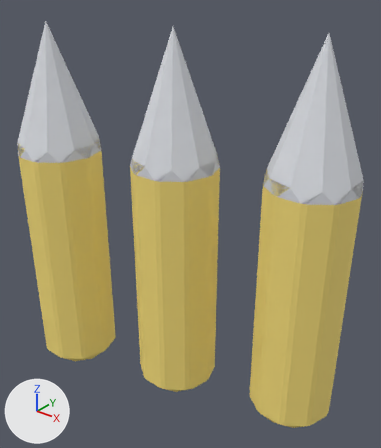
An edit to the FBX model Assets/Content/Models/AmmoPierce.fbx, drawn before and after from the same camera.
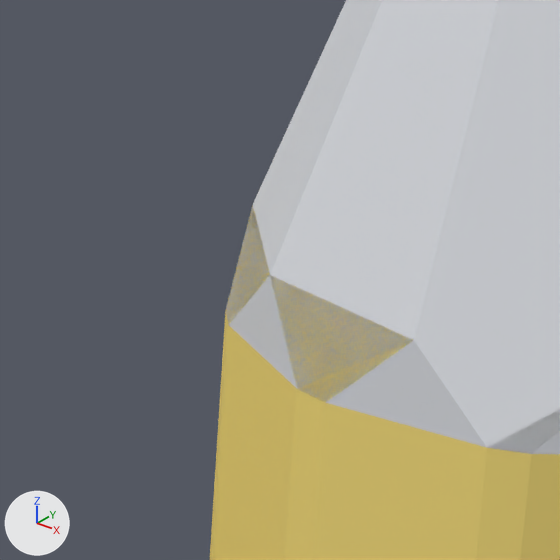
Each version is shown whole from a 50 mm lens placed at (0.173, -0.203, 0.235), pointed at (0.006, 0.005, 0.106), then close up on the part from 60% to 82% of the width and 31% to 49% of the height. The axes (+X, +Y, +Z) are drawn at lower left. The lights are the same throughout. The first two pictures are the older version. Where no turn or scale is listed for an object, it has been applied to the vertices.

In view in the first close-up: 'Body'.
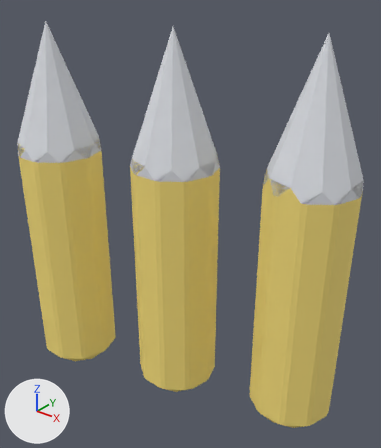
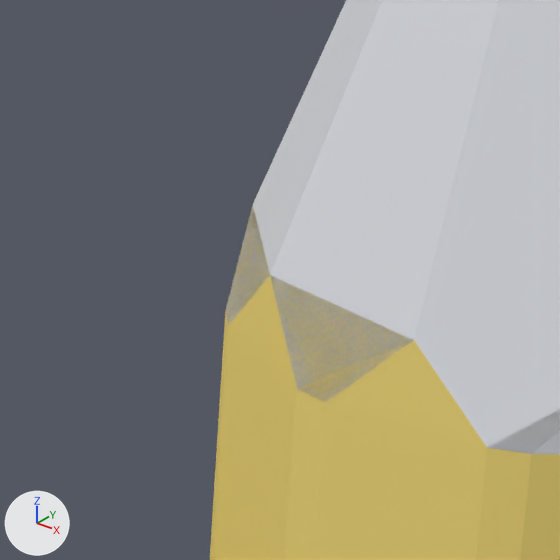
Boxes (x1, y1, x2, y2) around the edits, measured in the close-ups (560 x 560 px):
part 1 of me_cylinder, recoloured (white to yellow)
    both: (229, 276, 487, 448)

The change, as a diff of the scene's bpy script:
```diff
--- a/Assets/Content/Models/AmmoPierce.fbx.py
+++ b/Assets/Content/Models/AmmoPierce.fbx.py
@@ me_cylinder @@
 me_cylinder.from_pydata(...)  # 183 vertices, 186 faces; spans x -0.094..0.094, y -0.043..0.043, z 0.0..0.21
 # used by ob_body; location = (0.0, 0.0, 0.0)
+# me_cylinder part 1: 5 of the faces centred in x 0.048..0.07, y -0.003..0.039, z 0.142 switch from mat_steel (white #dddfe5) to mat_gold (yellow #f9e17c)
```
